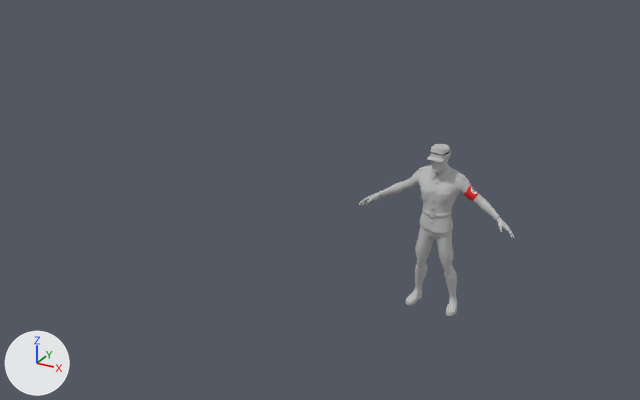
The FBX model TheEscape/Assets/Art Assets/Guard/Guard.fbx: old version first, new version second.
One viewpoint serves both versions: a 50 mm camera at (9.6, -25.5, 15.9) aimed at (-5.6, 2.0, 2.1). The lights are fixed; the arrows at lower left show +X, +Y and +Z. Where no turn or scale is listed for an object, it has been applied to the vertices.

The first picture shows 'Guard'.
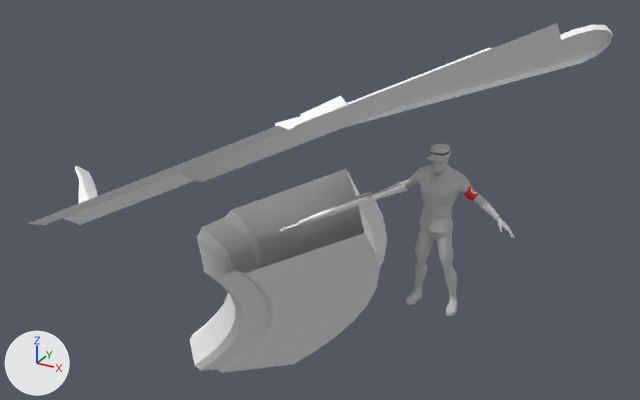
Commit message: Guard w Rifle

Pixel boxes (x1, y1, x2, y2) of what changed, in the pictures (640 x 400 px):
'magazine_Lod_0_0', added
    after: (190, 169, 387, 373)
'lock_Lod_0_0', added
    after: (28, 23, 562, 225)
'protector_Lod_0_0', added
    after: (275, 25, 613, 129)
'AKM_Lod_0_0', added
    after: (280, 184, 408, 231)

What the commit changed:
Material 'AKM' (mat_akm) is new.
Its base color is (1.0, 1.0, 1.0) (white #ffffff).
Its roughness is 0.859.
Mesh me_mesh_004 is new.
It has 126 vertices, 236 faces and spans x -9.6..3.2, y -1.8..11.9, z -13.9..2.2.
It uses material mat_akm (its picture is missing).
Mesh me_mesh_001 is new.
It has 1130 vertices, 1966 faces and spans x -2.18..1.79, y -1.22..0.97, z -0.98..0.98.
It uses material mat_akm (its picture is missing).
Mesh me_mesh_002 is new.
It has 38 vertices, 51 faces and spans x -9.25..0.02, y -4.32..1.76, z -2.01..1.96.
It uses material mat_akm (its picture is missing).
Mesh me_mesh_003 is new.
It has 39 vertices, 53 faces and spans x -5.04..9.49, y -2.74..6.0, z -1.48..5.97.
It uses material mat_akm (its picture is missing).
Object 'magazine_Lod_0_0' (ob_magazine_lod_0_0) is new; it shows me_mesh_004.
Its location is (-5.15, -1.7, 2.48).
Object 'AKM_Lod_0_0' (ob_akm_lod_0_0) is new; it shows me_mesh_001.
Its location is (-2.96, -0.59, 3.41).
Object 'protector_Lod_0_0' (ob_protector_lod_0_0) is new; it shows me_mesh_002.
Its location is (4.51, 0.96, 8.15).
Object 'lock_Lod_0_0' (ob_lock_lod_0_0) is new; it shows me_mesh_003.
Its location is (-6.01, -5.54, 4.49).
